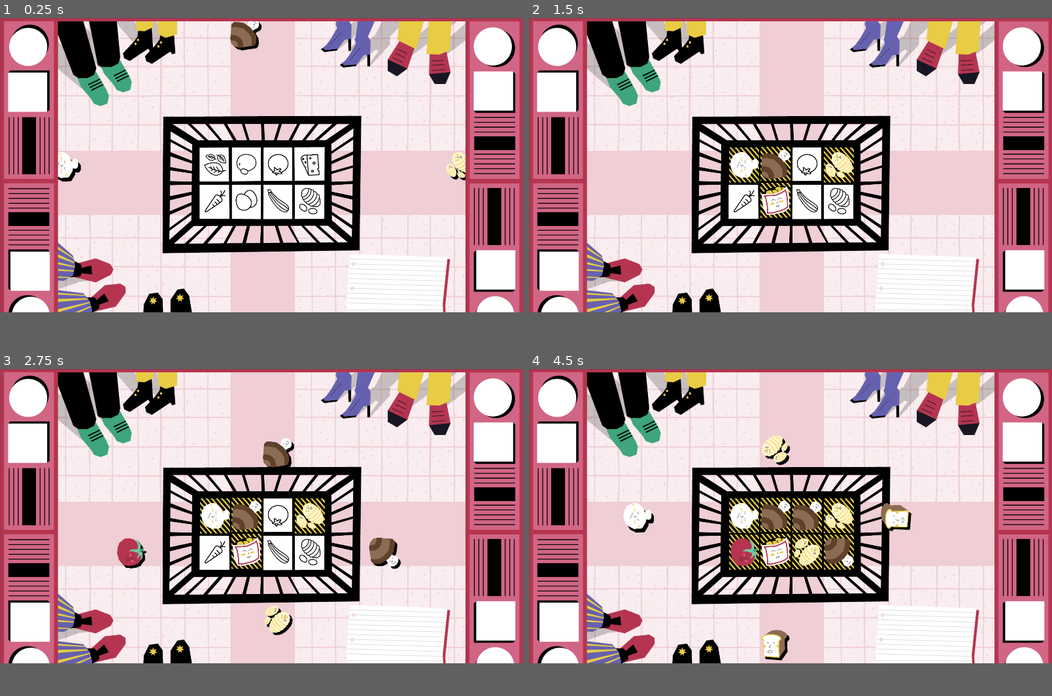
Above: before the commit, frames 1-4 (two rows, left to right).
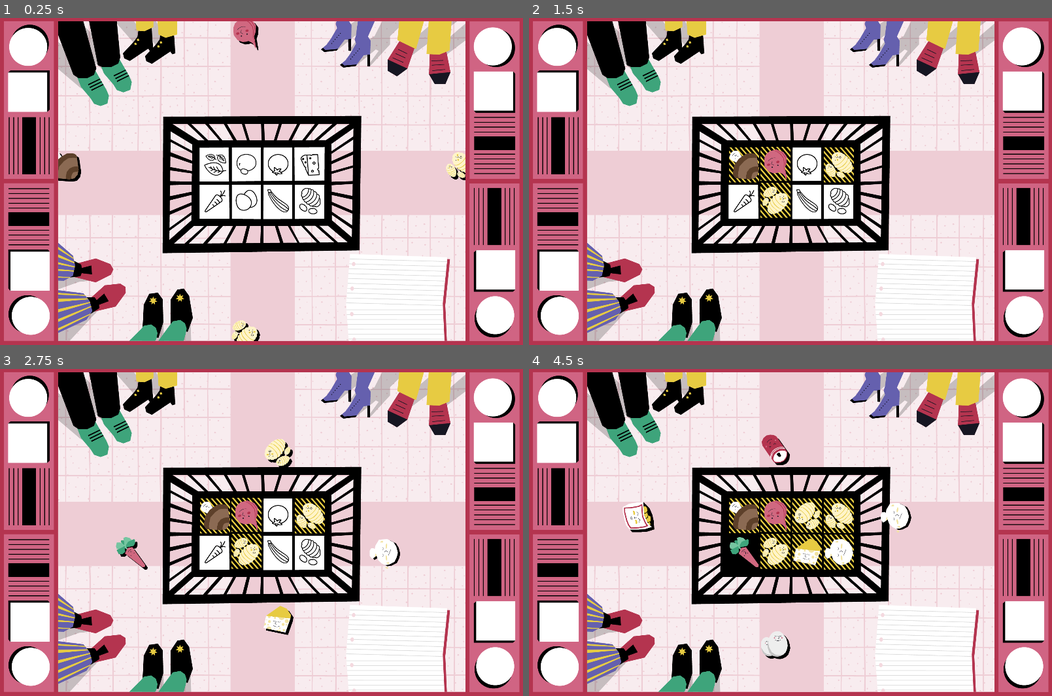
Above: after the commit, the same moments.

Repository: nuco-san/rotary_game
Game: Godot game, scene res://Scenes/Minigioco_1.tscn
Same seed, same stepped clock (60 frames per second), same inputs: the game is played once before the commit and once after it.
Inputs (mouse positions are in pixels of both pictures, inside the frame that each line leads up to):
- Up to frame 1 (0.25 s): no input
- Up to frame 2 (1.5 s): click (743, 165) at 0.52 s; click (743, 165) at 1.27 s
- Up to frame 3 (2.75 s): click (214, 516) at 2.02 s
- Up to frame 4 (4.5 s): move the mouse to (659, 552) at 2.77 s; click (659, 552) at 2.92 s; move the mouse to (1015, 516) at 3.52 s; click (1015, 516) at 3.67 s; move the mouse to (607, 516) at 4.27 s; click (607, 516) at 4.42 s
In our replay, the window is 800x450 before the commit and 800x500 after it. These sizes can differ from the game's own. Grey fills any space a smaller window leaves; there, only what the larger window draws over its background counts as a difference.

The runs differ from the first frame. In frame 1, 7.1% of the frame differs, in the area x 0-100%, y 0-100%; in frame 2, 7.5%; in frame 3, 9.2%; in frame 4, 10%.

Commit message:
migliorato l'algoritmo di spawn dei cibi

Diff:
--- a/Scenes/FoodTrack.gd
+++ b/Scenes/FoodTrack.gd
@@ -15,6 +15,8 @@
 var time_since_last_click : float = 0.0
 var number_of_clicks : int = 0
 
+var is_filled_correctly = false
+
 
 func _ready():
 	$FinishingPoint/FoodIcon.texture = load("res://03_Icone_EXPORT_ROTARY/" + acceptable_id + "_icona.png")
@@ -26,7 +28,17 @@
 	var new_food = moving_food.instance()
 	add_child(new_food)
 	randomize()
-	var random_id = food_res.food_ids[randi() % food_res.food_ids.size()]
+	var random_value = rand_range(0.0, 1.0)
+	var random_id
+	if is_filled_correctly == false:
+		if random_value <= 0.2:
+			random_id = acceptable_id
+		else:
+			random_id = food_res.food_ids[randi() % food_res.food_ids.size()]
+	else:
+		var new_food_array = food_res.food_ids
+		new_food_array.erase(acceptable_id)
+		random_id = new_food_array[randi() % new_food_array.size()]
 	new_food.set_id(random_id)
 	new_food.set_sprite_rotation(sprite_rotation)
 	new_food.connect( "food_clicked", self, "_on_food_avoided")
@@ -37,8 +49,12 @@
 	emit_signal("track_empty", track_id)
 	if acceptable_id == area.food_id:
 		$FinishingPoint/FoodBackground.texture = load("res://04_Sprite_EXPORT_ROTARY/Slot_corretto.png")
+		is_filled_correctly = true
+		print("is_filled_correctly = " + str(is_filled_correctly))
 	else:
 		$FinishingPoint/FoodBackground.texture = load("res://04_Sprite_EXPORT_ROTARY/Slot_sbagliato.png")
+		is_filled_correctly = false
+		print("is_filled_correctly = " + str(is_filled_correctly))
 	$FinishingPoint/ArrivedFoodSprite.texture = load("res://04_Sprite_EXPORT_ROTARY/Sprite_prodotti_senzaombra_EXPORT_ROTARY/" + area.food_id + "_sprite.png")
 	area.destroy()
 
--- a/project.godot
+++ b/project.godot
@@ -26,9 +26,9 @@
 [display]
 
 window/size/width=1920
-window/size/height=1080
+window/size/height=1200
 window/size/fullscreen=true
-window/stretch/mode="viewport"
+window/stretch/mode="2d"
 window/stretch/aspect="keep"
 
 [gui]
@@ -41,7 +41,6 @@
 
 [rendering]
 
-quality/driver/driver_name="GLES2"
 vram_compression/import_etc=true
 vram_compression/import_etc2=false
 environment/default_environment="res://default_env.tres"
Not shown, removed: Builds/RotaryHTML/index.apple-touch-icon.png.import
Not shown, removed: Builds/RotaryHTML/index.icon.png.import
Not shown, removed: Builds/RotaryHTML/index.png.import
Not shown, changed: Builds/RotaryHTML/index.html
Not shown, changed: Builds/RotaryHTML/index.pck
